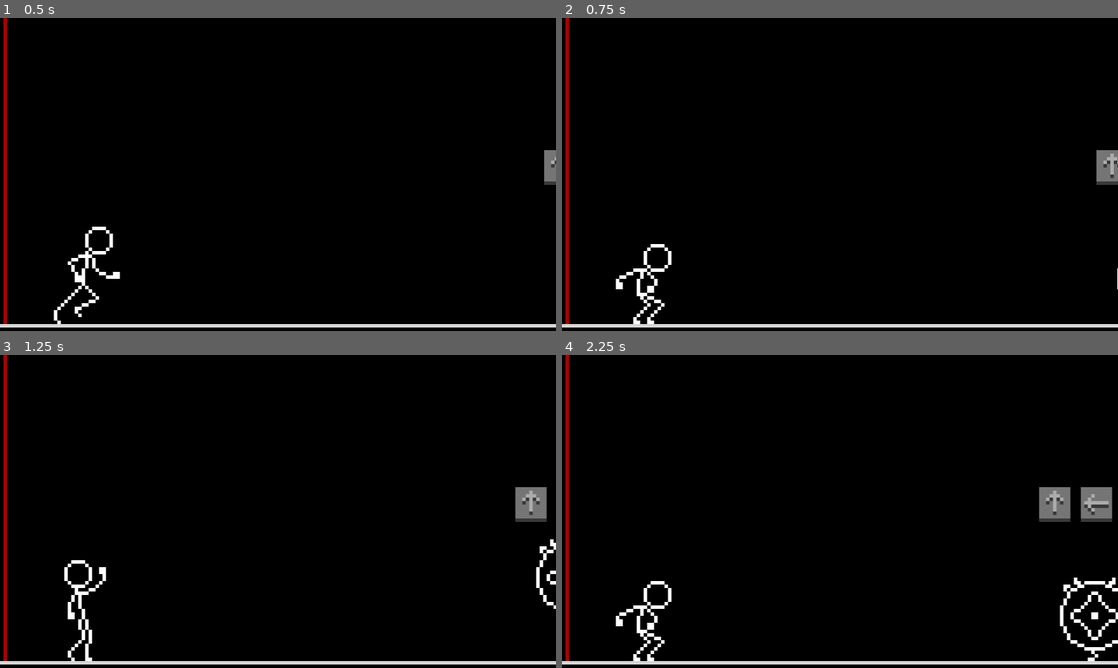
Above: before the commit, frames 1-4 (two rows, left to right).
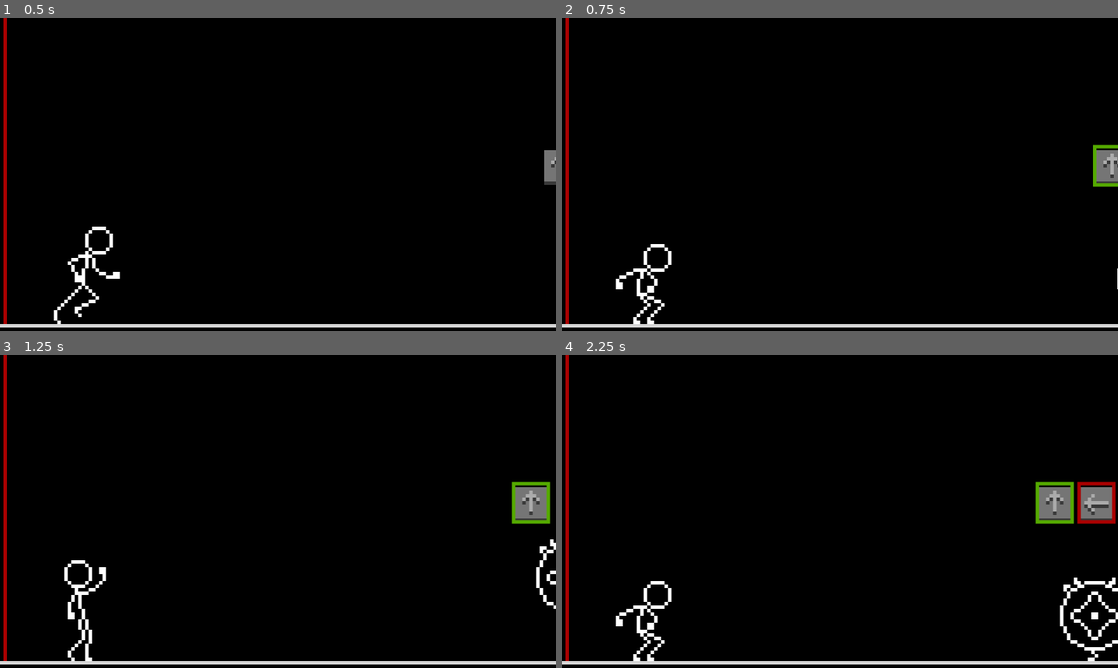
Above: after the commit, the same moments.

Repository: rocketCarlos/JumpingStickman
Game: Godot game, scene res://scenes/main.tscn
Two runs of this game, one before a commit and one after it. Both use one fixed random seed, a clock stepped at 60 frames per second and the inputs below.
Inputs:
- Up to frame 1 (0.5 s): no input
- Up to frame 2 (0.75 s): hold Up (uppercut) from 0.53 s (still down); tap Right (front_kick) at 0.6 s
- Up to frame 3 (1.25 s): keep holding Up (uppercut); tap Space (jump) at 0.77 s
- Up to frame 4 (2.25 s): release Up (uppercut) at 1.28 s; hold Down (downwards_punch) 1.28-2.03 s; tap Left (spin_kick) at 1.35 s; tap Space (jump) at 1.52 s; hold Up (uppercut) from 2.03 s (still down); tap Right (front_kick) at 2.1 s

Frame 1 is identical in both runs. In frame 2, 0.2% of the frame differs, in the area x 95-100%, y 40-54%; in frame 3, 0.4%; in frame 4, 0.7%, in the area x 85-100%, y 40-54%.

Commit message:
Some arrow outlines

Diff:
--- a/scripts/arrow.gd
+++ b/scripts/arrow.gd
@@ -38,3 +38,23 @@
 		outline_sprite.show()
 	else:
 		outline_sprite.hide()
+
+
+#region utility functions to be used by other nodes that hold arrows
+func change_outline(color: String) -> void:
+	match color:
+		"green":
+			outline_sprite.show()
+			outline_sprite.play('green')
+		"gold":
+			outline_sprite.show()
+			outline_sprite.play('gold')
+		"red":
+			outline_sprite.show()
+			outline_sprite.play('red')
+		_:
+			outline_sprite.hide()
+
+func light() -> void:
+	pass
+#endregion
--- a/scripts/enemy.gd
+++ b/scripts/enemy.gd
@@ -125,14 +125,24 @@
 #endregion
 
 #region signal functions
+var interrupt = false
 func _on_do_action(action: Globals.actions):
 	if action != combo[combo_progress]:
 		Globals.combo_failed.emit()
+		arrow_holder.arrow_array[combo_progress].change_outline('red')
 		combo_progress = 0
+
+		await get_tree().create_timer(1).timeout
+
+		for arrow in arrow_holder.arrow_array:
+			arrow.change_outline('')
 	else:
+		arrow_holder.arrow_array[combo_progress].change_outline('green')
 		combo_progress += 1
 		if combo_progress >= combo.size():
 			Globals.combo_succeeded.emit()
+			for arrow in arrow_holder.arrow_array:
+				arrow.change_outline('gold')
 
 
 func _on_hitboxes_area_entered(area: Area2D) -> void:
@@ -141,4 +151,6 @@
 
 func _on_combo_timeout() -> void:
 	combo_progress = 0
+	for arrow in arrow_holder.arrow_array:
+			arrow.change_outline('')
 #endregion
--- a/scripts/player.gd
+++ b/scripts/player.gd
@@ -2,6 +2,13 @@
 
 '''
 Player
+'''
+#TODO:
+'''
+combo checking rework: when pressing action: instantly show feedback that it has been pressed by
+outlining green the arrow. To do so, emit the do_action signal when updating the action queue. Also,
+cancel the combo in the very moment the wrong key is selected, not when the current action ends.
+Then, show feedback of action being made by showing arrow animation.
 '''
 
 
@@ -170,20 +177,17 @@
 	if animation.animation != 'jump':
 		resume_gravity()
 
-	if animation.animation in Globals.actions.keys().map(func(key): return get_action_string(Globals.actions[key])):
+	if (animation.animation in Globals.actions
+		.keys()
+		.map(func(key): return get_action_string(Globals.actions[key]))
+		and not combo_locked):
 		combo_timer.start()
-		print('start')
-
-	'''for value in Globals.actions.values():
-		if get_action_string(value) == animation.animation:
-			combo_timer.start()
-			print('start')'''
-
 
 	playing_action = false
 
 func _on_combo_succeeded():
 	combo_locked = true
+	combo_timer.stop()
 
 func _on_combo_failed():
 	# cancel animations and clear action queue
